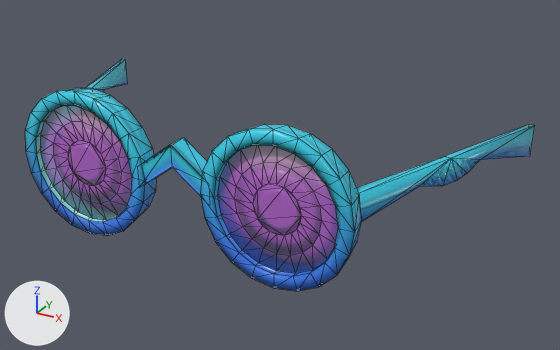
An edit to the glTF model public/models/items/Glasses_Deep_Blue.gltf, drawn before and after from the same camera.
Before and after are seen from a camera (50 mm lens) standing at (0.752, -1.52, 0.611) and looking at (0.078, -0.295, -0.002). Arrows for +X, +Y and +Z are at lower left; the lights stay in place. Mesh edges are drawn as thin lines. Vertices at the same position are counted once.

In view in the first picture: 'Glasses_Deep_Blue'.
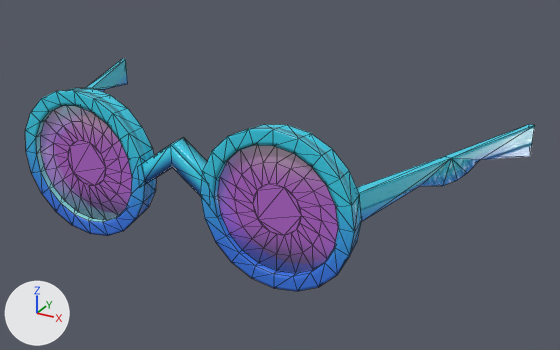
Where the change shows, as pixel boxes (x1, y1, x2, y2) in the pictures (560 x 350 px; the box of a moved part takes in the faces that stretch with it):
'Glasses_Deep_Blue', surface changed: (26, 59, 535, 291) in both
part 1 of me_cube_037, moved or reshaped: (142, 137, 207, 195) in both

The change, as a list of edits to the scene's bpy script:
```text
Change mat_mat_outfit_glass_b:
    remove # nodes: BsdfPrincipled, Mapping, Math x4, Mix, NormalMap, OutputMaterial, SeparateColor, TexImage x3, UVMap x2, VertexColor
    nodes: BsdfPrincipled, Math x2, Mix, OutputMaterial, TexImage, VertexColor
    remove # uses the picture img_tex_mp_roughness_a
    remove # uses the picture img_tex_trim_a_n
Change me_cube_037:
    where me_cube_037.from_pydata(...)  # 332 vertices, 600 faces; spans x -0.493..0.505, y -0.548..-0.063, z -0.085..0.198
    used by ob_glasses_deep_blue; location = (0.0, 0.0, 0.0)
    me_cube_037 part 1
    16 faces are deleted
    16 new faces join them, mat_mat_outfit_plastic_b
    me_cube_037 part 2: the surface is now shaded flat
```
